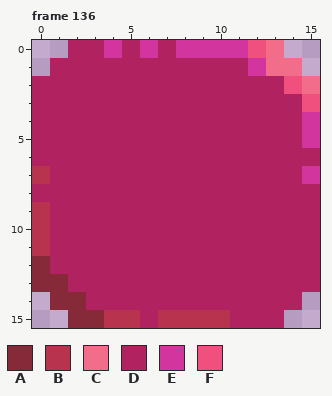
Pixel-art file -- aseprite/main.aseprite. The picture above is the old version.
16x16 pixels, 269 frames. Shown: frame 136. The commit also changed other frames, which this record leaves out.
Palette (. is transparent): A #862a39  B #b8344e  C #f26d8a  D #b12360  E #d2369e  F #f0507e
Pixels before, frame 136, first column x 0:
 0 ..DDEDEDEEEEFC..
 1 .DDDDDDDDDDDECC.
 2 DDDDDDDDDDDDDDFC
 3 DDDDDDDDDDDDDDDF
 4 DDDDDDDDDDDDDDDE
 5 DDDDDDDDDDDDDDDE
 6 DDDDDDDDDDDDDDDD
 7 BDDDDDDDDDDDDDDE
 8 DDDDDDDDDDDDDDDD
 9 BDDDDDDDDDDDDDDD
10 BDDDDDDDDDDDDDDD
11 BDDDDDDDDDDDDDDD
12 ADDDDDDDDDDDDDDD
13 AADDDDDDDDDDDDDD
14 .AADDDDDDDDDDDD.
15 ..AABBDBBBBDDD..
Once edited:
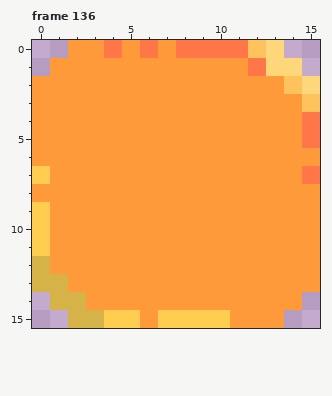
The exact change:
Colour A changes from #862a39 to #d5b349.
Colour B changes from #b8344e to #ffce50.
Colour C changes from #f26d8a to #ffd77b.
Colour D changes from #b12360 to #ff9a3a.
Colour E changes from #d2369e to #ff7749.
Colour F changes from #f0507e to #ffc35d.
Pixel boxes of the changes (left, top, right, bottom) in both pictures:
changed: (32, 40, 320, 328)
